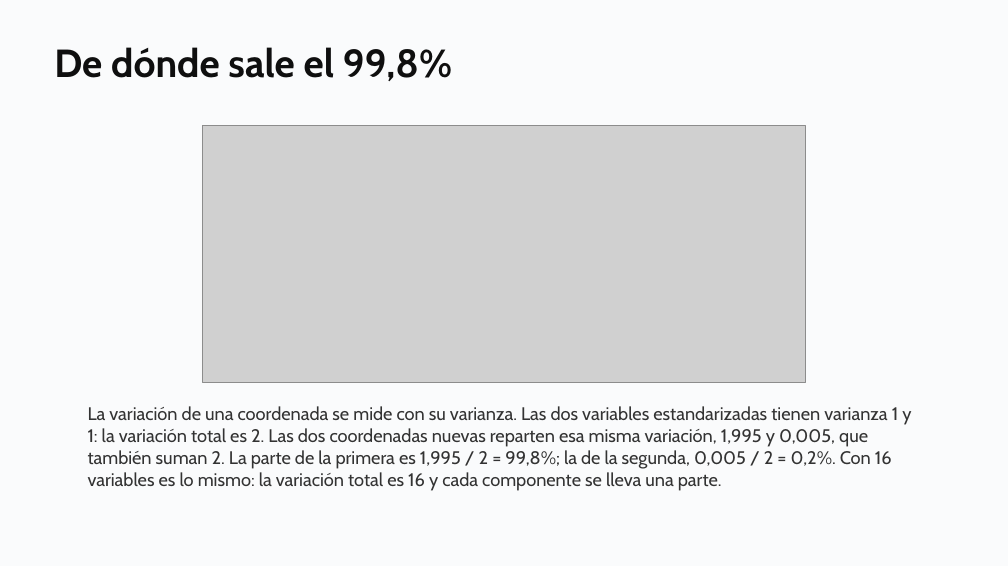
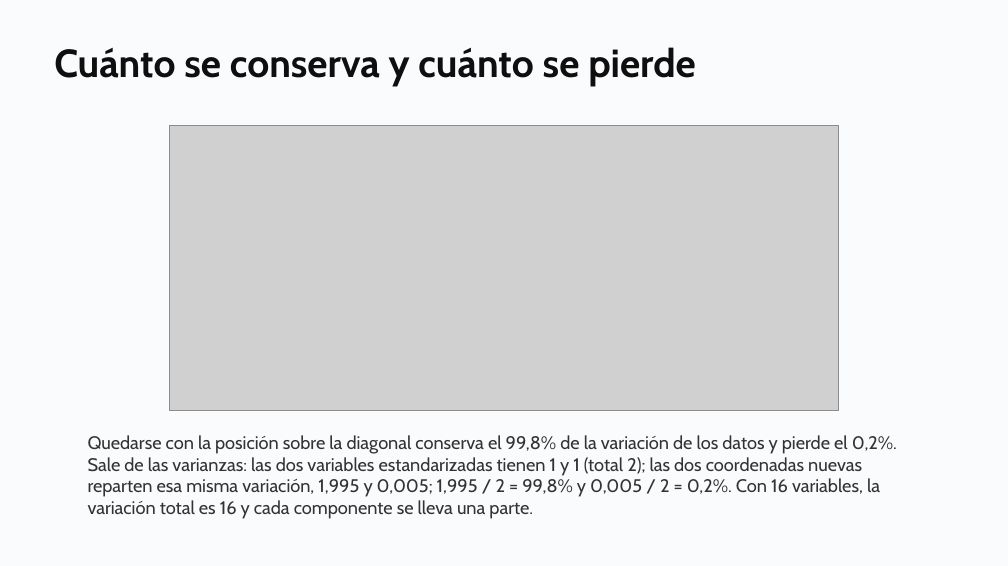
Before and after one commit to daniopitz/diplomado-cdd, a slide deck: slide 14 of presentaciones/clase08_componentes_principales.pptx (slide 15 before the commit). Drawn at 1008x566 pixels with LibreOffice and Linux fonts; fonts in the diff are those of the drawing; grey boxes stand for pictures. Boxes give left, top, right and bottom in pixels: in the first picture for what was removed or moved away, otherwise in the second. Text is boxed around its words. In the diff, an @@ line names an element or a change of style, - is before the commit and + after.

```diff
--- a/presentaciones/clase08_componentes_principales.pptx
+++ b/presentaciones/clase08_componentes_principales.pptx
@@ text at [54,47,696,87]: text changed @@
-De dónde sale el 99,8%
+Cuánto se conserva y cuánto se pierde
@@ picture: place and size @@
-picture at [203,126,804,383]
+picture at [169,126,838,411]
@@ text at [88,435,897,519]: text changed @@
-La variación de una coordenada se mide con su varianza. Las dos variables estandarizadas tienen varianza 1 y 1: la variación total es 2. Las dos coordenadas nuevas reparten esa misma variación, 1,995 y 0,005, que también suman 2. La parte de la primera es 1,995 / 2 = 99,8%; la de la segunda, 0,005 / 2 = 0,2%. Con 16 variables es lo mismo: la variación total es 16 y cada componente se lleva una parte.
+Quedarse con la posición sobre la diagonal conserva el 99,8% de la variación de los datos y pierde el 0,2%. Sale de las varianzas: las dos variables estandarizadas tienen 1 y 1 (total 2); las dos coordenadas nuevas reparten esa misma variación, 1,995 y 0,005; 1,995 / 2 = 99,8% y 0,005 / 2 = 0,2%. Con 16 variables, la variación total es 16 y cada componente se lleva una parte.
```
Also in this commit, not shown: 1 other slide changed, 2 slides added, 1 slide removed, 3 other files.
